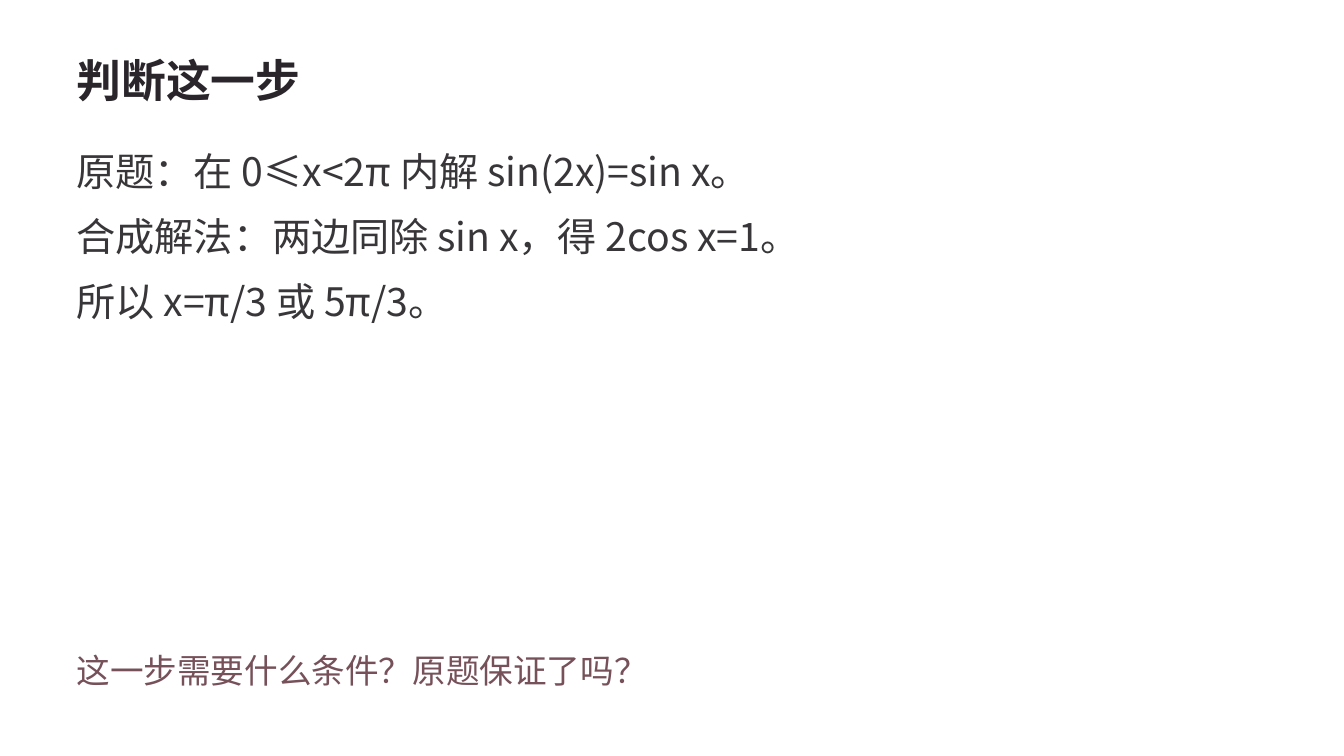
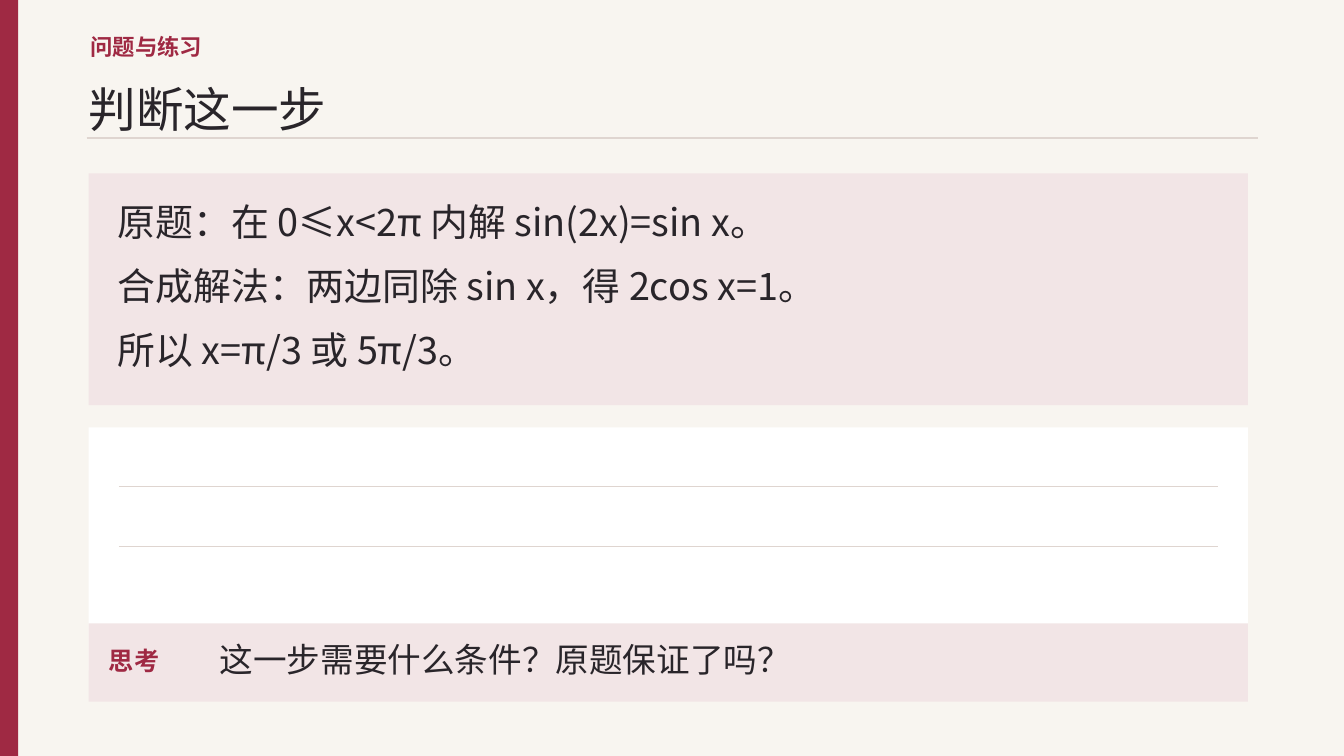
Before and after one commit to jrhhhh/math-homework-agent, a slide deck: slide 5 of lesson-materials-builder/assets/examples/trigonometric/lesson.pptx. Drawn at 1344x756 pixels with LibreOffice and Linux fonts; fonts in the diff are those of the drawing. Boxes give left, top, right and bottom in pixels: in the first picture for what was removed or moved away, otherwise in the second. Text is boxed around its words. In the diff, an @@ line names an element or a change of style, - is before the commit and + after.

```diff
--- a/lesson-materials-builder/assets/examples/trigonometric/lesson.pptx
+++ b/lesson-materials-builder/assets/examples/trigonometric/lesson.pptx
@@ background #FFFFFF to #F8F5F0 @@
@@ rectangle added at (0, 0, 18, 756), fill #9F2943 @@
@@ text added at (91, 36, 203, 57), 16 pt, text #9F2943, bold @@
+问题与练习
@@ text "判断这一步": place and size @@
-text "判断这一步" at (77, 58, 301, 101)
+text "判断这一步" at (89, 87, 327, 131)
@@ text "判断这一步" at (89, 87, 327, 131): size 32 to 34 pt, bold off; line spacing 1 to 45.9pt; more space between paragraphs; vertical alignment middle to top @@
@@ line added from (87, 138) to (1258, 138), #DFD5D0 1.2 pt @@
@@ rectangle added at (89, 173, 1248, 405), fill #F2E5E6 @@
@@ text "原题：在 0≤x<2π 内解 sin(2x)=sin x。": place and size @@
-text "原题：在 0≤x<2π 内解 sin(2x)=sin x。" at (77, 153, 799, 323)
+text "原题：在 0≤x<2π 内解 sin(2x)=sin x。" at (118, 204, 816, 371)
@@ text "原题：在 0≤x<2π 内解 sin(2x)=sin x。" at (118, 204, 816, 371): size 28 to 27 pt, text colour #39363A to #29252A; line spacing 36.4pt to 36.5pt; less space between paragraphs @@
@@ rectangle added at (89, 427, 1248, 670), fill #FFFFFF @@
@@ line added from (119, 487) to (1218, 487), #DFD5D0 0.5 pt @@
@@ line added from (119, 546) to (1218, 546), #DFD5D0 0.5 pt @@
@@ rectangle added at (89, 623, 1248, 702), fill #F2E5E6 @@
@@ text added at (109, 648, 159, 672), 18 pt, text #9F2943, bold @@
+思考
@@ text "这一步需要什么条件？原题保证了吗？": place and size @@
-text "这一步需要什么条件？原题保证了吗？" at (77, 654, 648, 686)
+text "这一步需要什么条件？原题保证了吗？" at (220, 643, 791, 675)
@@ text "这一步需要什么条件？原题保证了吗？" at (220, 643, 791, 675): text colour #76515A to #29252A; line spacing 33.8pt to 32.4pt; more space between paragraphs; vertical alignment middle to top @@
```
Also in this commit, not shown: 20 other slides changed, 24 other files.
